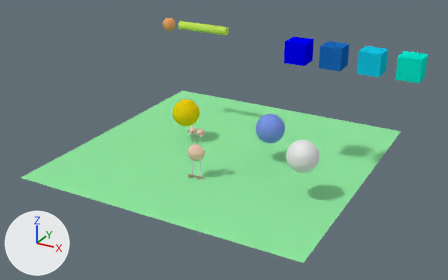
A saved change to the Blender file doduoNoParticles.blend.
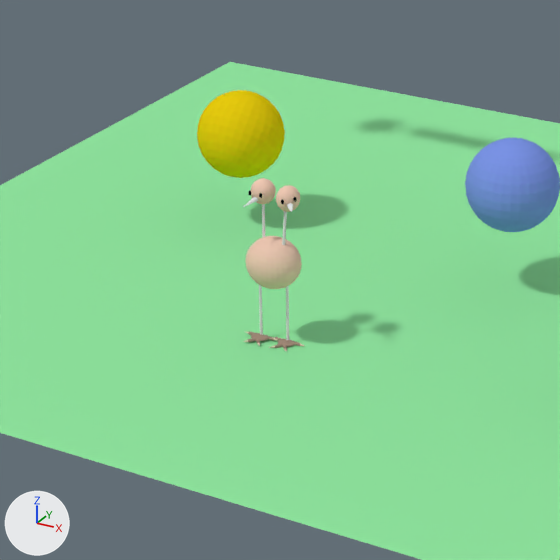
Each version appears first whole from a camera (50 mm lens) standing at (19.38, -35.57, 18.74) and looking at (0.72, -1.65, 1.78), and next in a close-up on the part from 25% to 64% of the width and 26% to 87% of the height. Arrows for +X, +Y and +Z are at lower left; the lights stay in place.

In view in the first close-up: 'Plane', 'Sphere', 'Sphere.001', 'head1', 'head2', 'neck2', 'trunk'.
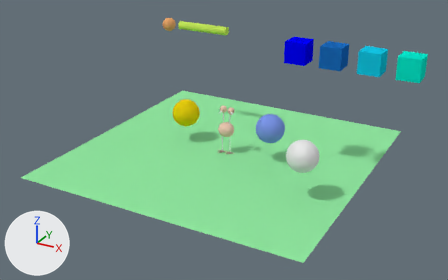
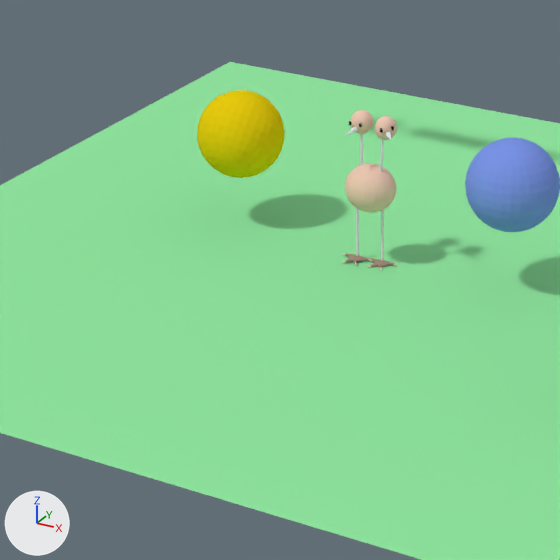
The edits, one by one:
Object 'trunk' (ob_trunk) moves from (0.15, -4.34, 1.8) to (0.0, 0.0, 1.8).
Object 'neck2' (ob_neck2) moves from (0.4, -4.36, 2.11) to (0.25, -0.02, 2.11).
Object 'head2' (ob_head2) moves from (0.48, -4.31, 3.06) to (0.33, 0.03, 3.06).
Object 'neck1' (ob_neck1) moves from (-0.1, -4.31, 2.11) to (-0.25, 0.02, 2.11).
Object 'head1' (ob_head1) moves from (-0.13, -4.24, 2.97) to (-0.27, 0.1, 2.97).

What differs and where, as boxes (x1, y1, x2, y2) in the close-ups (560 x 560 px):
'trunk', moved: before (246, 236, 302, 289); after (345, 163, 397, 213)
'head1', moved: before (250, 178, 276, 204); after (350, 110, 373, 134)
'head2', moved: before (276, 185, 300, 212); after (375, 116, 397, 140)
'leg2', moved: before (286, 286, 289, 340); after (381, 210, 384, 261)
'leg1', moved: before (259, 285, 263, 335); after (356, 208, 359, 256)
'feetBase2', moved: before (278, 338, 295, 347); after (373, 259, 389, 267)
'feetBase', moved: before (251, 333, 269, 341); after (348, 254, 364, 262)
'beak1', moved: before (243, 197, 258, 207); after (344, 127, 358, 136)
'beak2', moved: before (287, 203, 293, 212); after (385, 132, 391, 139)
'finger3', moved: before (248, 338, 256, 342); after (345, 259, 353, 263)
'finger32', moved: before (275, 344, 283, 348); after (371, 264, 378, 268)
'finger2', moved: before (267, 336, 274, 341); after (363, 257, 370, 261)
'finger22', moved: before (293, 341, 300, 346); after (388, 262, 395, 266)
'finger1', moved: before (248, 331, 254, 335); after (345, 253, 352, 256)
'finger12', moved (not visible afterwards): before (275, 337, 282, 341)
'eye12', moved (not visible afterwards): before (259, 193, 262, 198)
'eye22', moved (not visible afterwards): before (293, 197, 297, 202)
